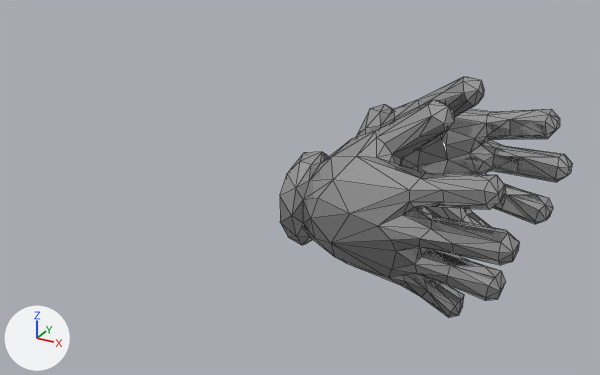
Before and after pictures for a commit that changed the glTF model Hand.glb.
The view is the same before and after, from a camera (50 mm lens) standing at (1.3, -4.04, 1.82) and looking at (-0.91, -0.03, -0.18). Lighting does not change. The marker at lower left points along +X, +Y and +Z. Mesh edges are drawn as thin lines. Where no turn or scale is listed for an object, it has been applied to the vertices.

In view in the first picture: 'HandRModel', 'HandRModel.001'.
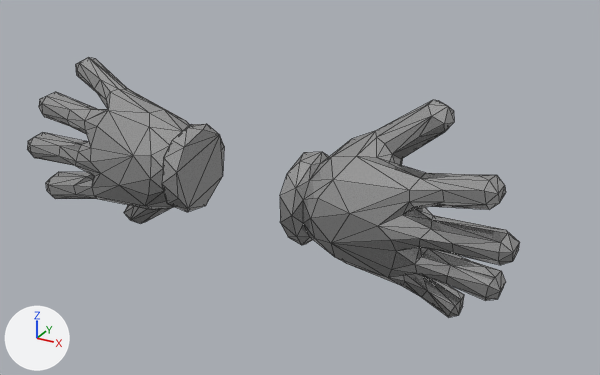
The newer file is also rescaled (x100.0), turned or shifted as a whole; pictures and numbers use the older file's frame.

Changed parts and their boxes (x1, y1, x2, y2) in the pictures (600 x 375 px):
'HandLModel', added
    after: (27, 57, 224, 224)
'HandRModel.001', deleted
    before: (356, 77, 573, 227)

The edits, one by one:
Mesh me_网格_003_1 is new.
It has 204 vertices, 404 faces and spans x -1.539..-0.338, y -0.256..0.292, z -0.568..0.542.
It uses material mat_material_003 (light grey #c9c9c9).
Object 'HandRModel.001' (ob_handrmodel_001) is deleted.
Object 'HandLModel' (ob_handlmodel) is new; it shows me_网格_003_1.
Its location is (-0.99, -0.442, -0.008).
